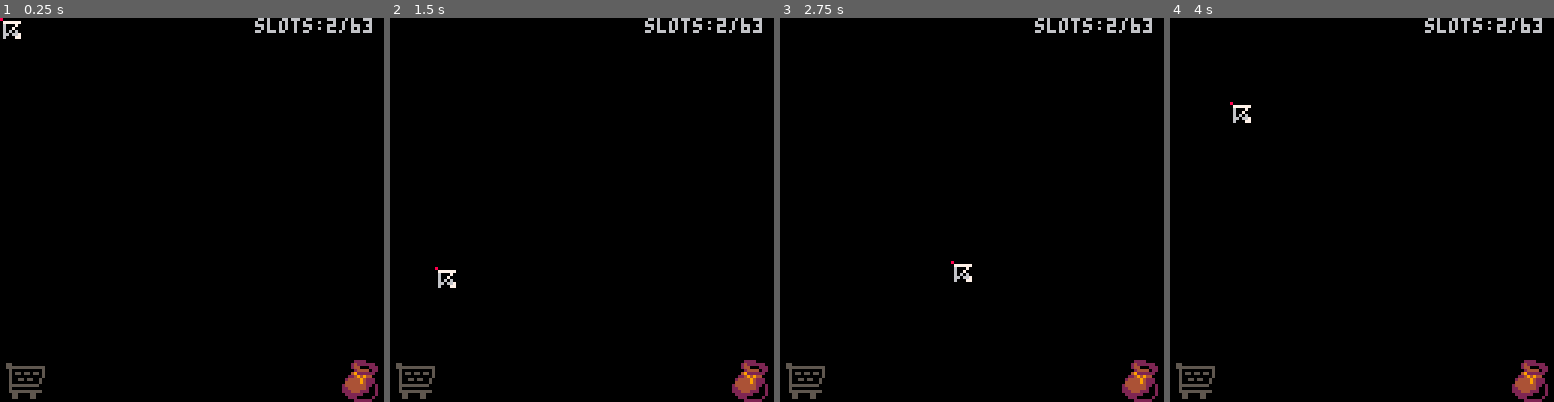
Above: before the commit, frames 1-4 (left to right).
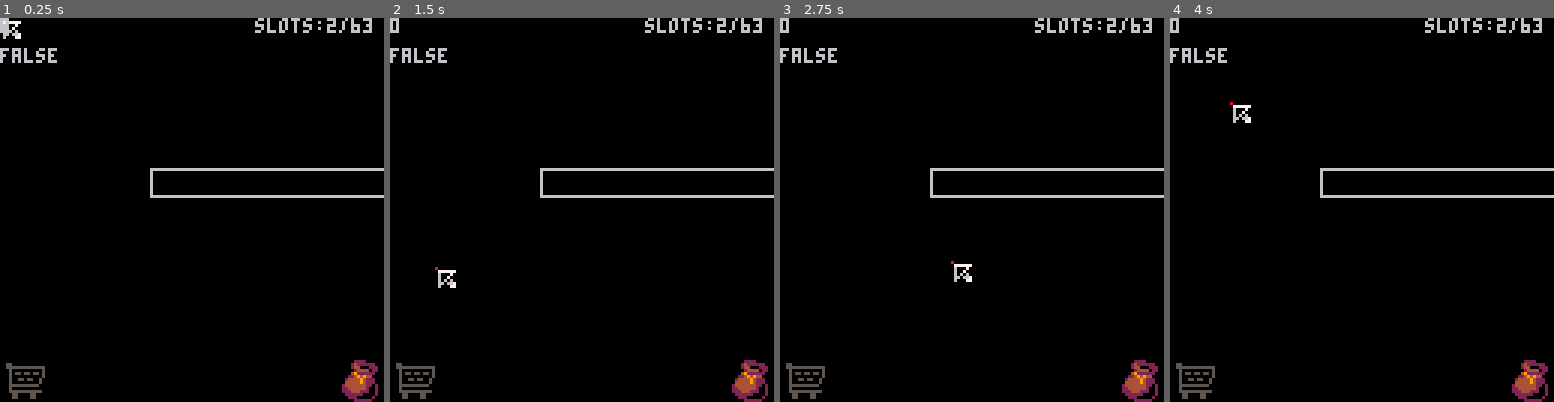
Above: after the commit, the same moments.

Repository: vinimesquitamoraes/Plantinhas
Game: PICO-8 cartridge plantinhas.p8
The game is run twice, just before and just after one commit, with the same random seed, the same clock (stepped at 60 frames per second) and the same inputs.
Inputs (mouse positions are in pixels of both pictures, inside the frame that each line leads up to):
- Up to frame 1 (0.25 s): no input
- Up to frame 2 (1.5 s): click (670, 121) at 0.67 s; click (436, 267) at 1.22 s
- Up to frame 3 (2.75 s): click (887, 114) at 1.77 s; click (952, 259) at 2.32 s
- Up to frame 4 (4 s): click (1404, 106) at 2.87 s; click (1465, 256) at 3.42 s; click (1231, 102) at 3.97 s

The runs differ from the first frame. In frame 1, 1.3% of the frame differs, in the area x 0-100%, y 0-47%; in frame 2, 1.4%; in frame 3, 1.4%; in frame 4, 1.4%.

Commit message:
tryng to fix cool down

Diff:
--- a/plantinhas.p8
+++ b/plantinhas.p8
@@ -3,13 +3,14 @@
 __lua__
 --anthony te amo =================================================================================================================================================================+
 function _init()
- --carrega save
+	printh("---------------------")
+	 --carrega save
 	cartdata("vini_plantinhas_1")
  --inicia o mouse -----------------------------------------------------------------------------------------------------------------------------------------------------------------+
  poke(0x5f2d, 1)
  --[[
 	if false then
-		for i=0,63 do dset(i,0) end
+		for i=0,63 do dset(i,'0) end
 	end
 
 	if false then
@@ -50,19 +51,20 @@
  passou_um_dia = true -- dif_dias(dia_salvo,mes_salvo,ano_salvo,stat(92),stat(91),stat(90)) > 0
 
  --listas -------------------------------------------------------------------------------------------------------------------------------------------------------------------------+
- ls_tst = {["tipo"]="teste"       ,["val"]=false,["qual"]=nil}
- ls_bts = {["tipo"]="botao"       ,["val"]=false,["qual"]=nil}
- ls_esp = {["tipo"]="espaco"      ,["val"]=false,["qual"]=nil,["esps"  ]={}                              ,["timer"]=0,["wait"]=false}
- ls_plv = {["tipo"]="palavra"     ,["val"]=false,["qual"]=nil}
- ls_atl = {["tipo"]="atalho"      ,["val"]=false,["qual"]=nil,["atls"  ]={},["show" ]=false,["timer"]=0,["wait"]=false}
- ls_car = {["tipo"]="carrinho"    ,["val"]=false,["qual"]=nil,["coisas"]={},["total"]=0    ,["timer"]=0,["wait"]=false}
- ls_inv = {["tipo"]="inventario"  ,["val"]=true ,["qual"]=nil,["coisas"]={},                ["timer"]=0,["wait"]=false}
- ls_jrd = {["tipo"]="jardim"      ,["val"]=true ,["qual"]=nil,["coisas"]={},                ["timer"]=0,["wait"]=false}
- ls_prt = {["tipo"]="prateleiras" ,["val"]=false,["qual"]=nil}
+	default_ls = {["tip"]="dft",["val"]=false,["qual"]=nil,["coisas"]={},["show"]=false,["total"]=0,["timer"]=0,["wait"]=false}
+ ls_tst = copy_table(default_ls,"tst")
+ ls_bts = copy_table(default_ls)
+ ls_esp = copy_table(default_ls)
+ ls_atl = copy_table(default_ls)
+ ls_plv = copy_table(default_ls)
+ ls_car = copy_table(default_ls)
+ ls_inv = copy_table(default_ls)
+ ls_jrd = copy_table(default_ls)
+ ls_prt = copy_table(default_ls)
 
  --listas de particulas -----------------------------------------------------------------------------------------------------------------------------------------------------------+
- pat_sem = {["tipo"]="semente"   ,["val"]=false,["qual"]={} }
- pat_reg = {["tipo"]="agua"      ,["val"]=false,["qual"]={} }
+ pat_sem = copy_table(default_ls)
+ pat_reg = copy_table(default_ls)
 
  --init de palavras ---------------------------------------------------------------------------------------------------------------------------------------------------------------+
  p1={192,193,193,194,240}
@@ -115,14 +118,23 @@
  load_game()
  saldo = 3500
 
- p =	criar_obj("prateleira",0,ls_prt)
-
+ p =	criar_obj("prateleira",0,ls_tst)
+	p.x = 50
+	p.y = 50
+	p.h = 10
+	p.movable = true
 end
 
 --update ==========================================================================================================================================================================+
 function _update()
  mouse:att()
 
+	if(not ls_atl.show and ls_tst.wait) then
+	 check_sel_and_mov(ls_tst.coisas,ls_tst,"retg",ls_tst.val)
+ end
+
+	--cu1 = ls_tst.qual
+
  --cooldown para os bts
  foreach(ls_bts,function(obj) cool_down(5,obj) end)
 
@@ -131,30 +143,29 @@
  att_particulas(pat_reg)
 
 
- --jogo principal --------------------------------------------------------------------------------------------+
+ --jogo principal
  if status == 1 then
 
- --ir depot .......................................................................................................
+ --ir depot
  if(ls_atl.show) bt_dept:hover_ativa()
 
- --ir loja ........................................................................................................
+ --ir loja
  if(not ls_atl.show and not ls_atl.val and not ls_jrd.qual) bt_loja:hover_ativa()
 
-
- --performar atribuicao
- --delay para a atribuicao
+ --atribuicao
  cool_down(5,ls_atl)
 
  if(ls_atl.show and ls_atl.qual)toggle_atribuir()
  --se o timer contou ja
  if(ls_atl.wait)funcionalidades(2,ls_jrd)
 
- --colisao atalhos ------------------------------------------------------------------------------------------------------+
- if(ls_atl.show)check_sel_and_mov(ls_atl.atls,ls_atl,"circ")
+ --colisao atalhos
+ if(ls_atl.show)check_sel_and_mov(ls_atl.coisas,ls_atl,"circ")
 
  --colisao jardim -------------------------------------------------------------------------------------------------------+
- --delay pra comecar a mover
  cool_down(15,ls_jrd)
+
+	cu2 = ls_jrd.wait
 
  if not ls_atl.show and ls_jrd.wait then
   check_sel_and_mov(ls_jrd.coisas,ls_jrd,"retg",ls_jrd.val)
@@ -202,11 +213,11 @@
 		--verificar disponibilidade de compra
 
 		if(slots == 63)toggle_disp(1,16) else toggle_disp(1,16,true)
-		if(#ls_atl.atls == 8) toggle_disp(1)
+		if(#ls_atl.coisas == 8) toggle_disp(1)
 
   --selecionar loja ................................................................................................+
- 	foreach(ls_esp.esps,function(esp) esp:hover("retg" ) end)
-	 check_sel_and_mov(ls_esp.esps,ls_esp,"retg")
+ 	foreach(ls_esp.coisas,function(esp) esp:hover("retg" ) end)
+	 check_sel_and_mov(ls_esp.coisas,ls_esp,"retg")
 
   --selecionar compra ..............................................................................................+
   if ls_esp.qual then
@@ -240,7 +251,7 @@
 		--atalhos --------------------------------------------------------------------------------------------------------+
   cool_down(5,ls_atl)
   if(ls_atl.show) then
-   check_sel_and_mov(ls_atl.atls,ls_atl,"circ")
+   check_sel_and_mov(ls_atl.coisas,ls_atl,"circ")
   end
 
 		--inventario -----------------------------------------------------------------------------------------------------+
@@ -286,7 +297,7 @@
 --draw =============================================================================================================+
 function _draw()
  cls()
-
+	p:des()
  --jogo principal --------------------------------------------------------------------------------------------------+
  if status == 1 then
  	bt_atal:des()
@@ -313,8 +324,8 @@
 
  mouse:des()
 
---	print(cu1,0,0)
--- print(cu2,0,10)
+	print(cu1,0,0)
+ print(cu2,0,10)
 -- print(cu3,0,20)
 
 	print("slots:"..slots.."/63",85,0,6)
@@ -776,13 +787,13 @@
  	elseif subtipo == 2 then
 			self.cor1,self.cor3,	self.cor2 = 1,1,8
 
-	 function self:del_car()
-	 	if mouse.esq_press then
-				ls_car.total -= self.item.val
-			 del(ls_car.coisas,self)
-			 ls_car.qual = nil
-			end
-	 end
+		 function self:del_car()
+		 	if mouse.esq_press then
+					ls_car.total -= self.item.val
+				 del(ls_car.coisas,self)
+				 ls_car.qual = nil
+				end
+		 end
 
 		--atalho
  	elseif subtipo == 3 then
@@ -790,7 +801,16 @@
 		end
 
 	elseif self.cla == "prateleira" then
-		self.h,	self.w = 1,80
+	 function self:des(alt_col)
+		 alt_col = alt_col or self.ct
+	  rect(self.x,
+	  					self.y,
+	  					self.x+self.w-1,
+	  					self.y+self.h-1,
+	  					alt_col
+	  				)
+	 end
+		self.h,	self.w,self.ct = 1,80,6
 
 	elseif self.cla == "item" then
 		self.w, self.h, self.movable, self.desc =str_to_tbl("16, 16, true, 80")
@@ -1125,12 +1144,20 @@
 
 function cool_down(tempo,context)
 
+	if(context.tip=="tst")then
+				printh(context.val)
+	end
+
 	if context.val and not context.wait then
 
 		if context.timer>=tempo then
+
 		 context.wait,	context.timer  = true, 0
  	else
+
  		context.timer += 1
+
+
  	end
 
 	end
@@ -1203,13 +1230,32 @@
  	if(v == "true") data_table[k] = true
  	if(v == "false")data_table[k] = false
  	if(v == "nil")  data_table[k] = nil
- 	if(v == "{}")  data_table[k]  = {}
+ 	if(v == "{}")   data_table[k] = {}
 
  end
 
 	if(not_upk)	return data_table
 
 	return unpack(data_table)
+end
+
+function copy_table(orig,tip)
+ local orig_type = type(orig)
+ local copy
+ tip = tip or "dft"
+ if orig_type == 'table' then
+  copy = {}
+  for orig_key, orig_value in pairs(orig) do
+			local value_type = type(orig_value)
+				if(value_type == 'table')orig_value={}
+
+    copy[orig_key] = orig_value
+  end
+  copy.tip = tip
+ else -- number, string, boolean, etc
+     copy = orig
+ end
+ return copy
 end
 -->8
 ---loljinha =====================
@@ -1281,7 +1327,7 @@
  plants:des()
  flowers:des()
 
-	foreach(ls_esp.esps,function(obj) obj:des() end)
+	foreach(ls_esp.coisas,function(obj) obj:des() end)
 	foreach(ls_car.coisas,function(obj) obj:des() end)
 
  tool_tip(ls_esp.qual and ls_esp.qual.item or nil)
@@ -1295,12 +1341,12 @@
 function init_loja()
 
 	for i=0,15 do
-  aux                        = criar_obj("espaco",1,ls_esp.esps)
+  aux                        = criar_obj("espaco",1,ls_esp.coisas)
 		aux.item, aux_tipo, aux.id = criar_obj("item", aux_tipo), aux_tipo + 1, i+1
 	end
 
  ondex,ondey =	11,10
- for i in all(ls_esp.esps)do
+ for i in all(ls_esp.coisas)do
  	i.x, i.item.x, i.y, i.item.y, ondex = ondex, ondex + 1, ondey, ondey + 1, ondex + 20
 
 		if i.id%4==0 then
@@ -1315,7 +1361,7 @@
 	ate  = ate or de
 	qual = qual
 	for i=de,ate do
-	 ls_esp.esps[i]:disp_toggle(qual)
+	 ls_esp.coisas[i]:disp_toggle(qual)
 	end
 end
 
@@ -1410,21 +1456,21 @@
 	local quantos =	mid(2, quantos, 8)
 
 	for i=1,quantos do
- 	new_atl =	criar_obj("espaco",3,ls_atl.atls)
- 	new_atl.item, new_atl.cor1, new_atl.cor2, new_atl.cor3, new_atl.id, new_atl.r = nil, 1, 7, 1, #ls_atl.atls, 8.5
+ 	new_atl =	criar_obj("espaco",3,ls_atl.coisas)
+ 	new_atl.item, new_atl.cor1, new_atl.cor2, new_atl.cor3, new_atl.id, new_atl.r = nil, 1, 7, 1, #ls_atl.coisas, 8.5
 	end
 
 end
 
 function def_pos_atls()
 
-	for i in all(ls_atl.atls)do
+	for i in all(ls_atl.coisas)do
   i.x,i.y = 64,64
 	end
 
  local angulo = 0
 
-	local quantos = #ls_atl.atls
+	local quantos = #ls_atl.coisas
 
 	if quantos == 2 then
 	 ang_inc,dist = 60,20
@@ -1436,7 +1482,7 @@
 	 ang_inc,dist = 45,28
 	end
 
-	for i in all(ls_atl.atls)do
+	for i in all(ls_atl.coisas)do
   i.x =	i.x - dist * sin(angulo/360)
 	 i.y =	i.y - dist * cos(angulo/360)
 		angulo += ang_inc
@@ -1447,7 +1493,7 @@
 function des_atl()
 
 	if ls_atl.show then
-		for i in all(ls_atl.atls)do
+		for i in all(ls_atl.coisas)do
 		 ovalfill(i.x-9, i.y-9,i.x+10,i.y+10,0)
    ovalfill(i.x-8, i.y-8,i.x+9 ,i.y+9 ,0)
    oval(i.x-8, i.y-8,i.x+9,i.y+9,i.cor1)
@@ -1473,7 +1519,7 @@
 			mouse:reset()
 
 			if pode_mover then
-				ls_jrd.val,ls_inv.val = true,true
+				ls_jrd.val,ls_inv.val,ls_tst.val = true,true,true
 			end
  		ls_atl.timer, ls_jrd.qual, ls_inv.qual, ls_atl.val, ls_atl.wait, pat_reg.val, pat_sem.val, pa.val, colheita = 	 	0           , nil        , nil        , false     , false      , false      , false      , false , false
 
@@ -1581,13 +1627,13 @@
  	elseif aux_tip == 0 then
 	 	if mouse.esq then
 
-				if #ls_atl.atls == 8 then
+				if #ls_atl.coisas == 8 then
 				 toggle_disp(1)
 				else
 					init_atl(2)
 	 		 def_pos_atls()
 				 ls_atl.qual.item = nil
-			 	if(#ls_atl.atls == 8) toggle_disp(1)
+			 	if(#ls_atl.coisas == 8) toggle_disp(1)
 				end
 				ls_atl.qual = nil
 	   atl_on_off(true,true)
@@ -1770,7 +1816,7 @@
 	aux_y = y_init
 	for i in all(ls_prt)do
 		i.x,i.y   = x_init, aux_y
-  rect(i.x,i.y,i.x+i.w-1,i.y+i.h-1,4)
+  i:des(4)
 		aux_y += y_esp
 	end
 
@@ -1957,7 +2003,7 @@
 	--na regiao reservada pra
 	--plantas
 	elseif tip==16 then
-  combinado |= (#ls_atl.atls-1  & 0x7) >>> 9
+  combinado |= (#ls_atl.coisas-1  & 0x7) >>> 9
  end
 
 
@@ -2000,7 +2046,7 @@
 		end
 	end
 
-	for i in all(ls_atl.atls)do
+	for i in all(ls_atl.coisas)do
 		if i.item then
 			if i.item != regador and i.item != pa then
  			if(save_obj(i.item,slot))	slot+=1
@@ -2056,7 +2102,7 @@
 	 if(onde == 2) add(ls_inv.coisas,novo_obj)
 	 if(onde == 3) then
 	  novo_obj.qual_atl = ((save << 15) & 0x7) +1
-			ls_atl.atls[novo_obj.qual_atl].item = novo_obj
+			ls_atl.coisas[novo_obj.qual_atl].item = novo_obj
 	 end
 
 	end
Not shown, changed: Assets e Referências/loja.png
Not shown, added: plantinhas_debug.bat
